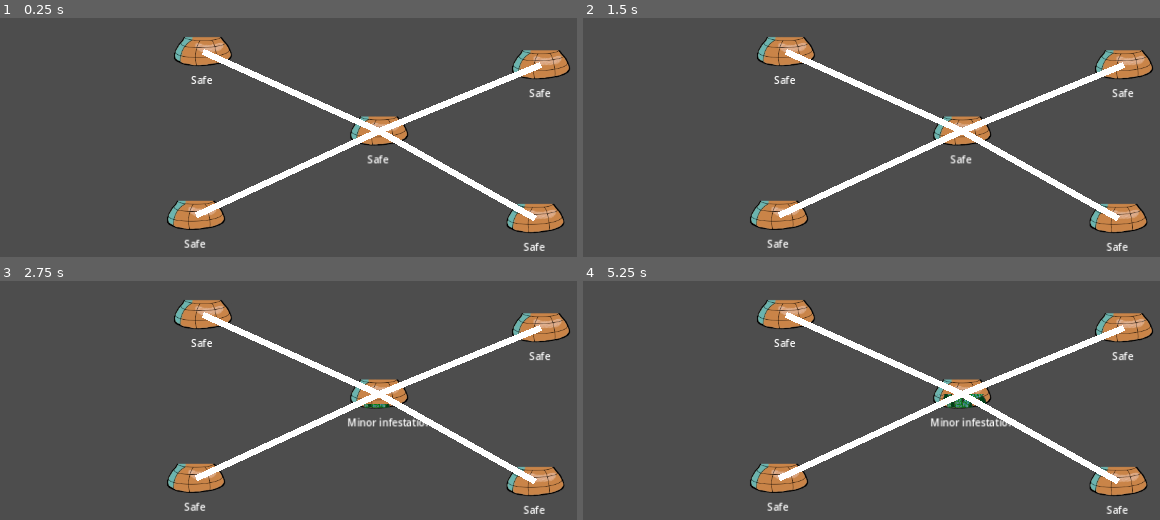
Above: before the commit, frames 1-4 (two rows, left to right).
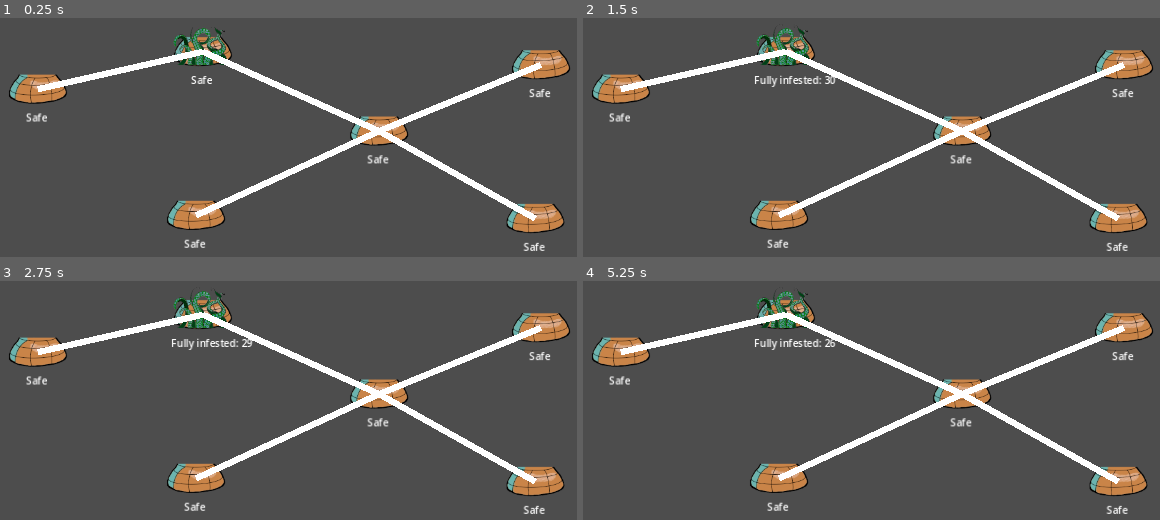
Above: after the commit, the same moments.

Repository: Aveli-games/contra-tentacula
Game: Godot game, scene res://testing/test_spread.tscn
Same seed, same stepped clock (60 frames per second), same inputs: the game is played once before the commit and once after it. This scene is started directly instead of the project's main scene.
Inputs (mouse positions are in pixels of both pictures, inside the frame that each line leads up to):
- Up to frame 1 (0.25 s): no input
- Up to frame 2 (1.5 s): tap Enter at 0.5 s; move the mouse to (1021, 51) at 0.52 s; click (1021, 51) at 0.67 s; tap Space at 1.25 s; move the mouse to (686, 94) at 1.27 s; click (686, 94) at 1.42 s
- Up to frame 3 (2.75 s): move the mouse to (outside the picture) at 2.02 s; click (outside the picture) at 2.17 s
- Up to frame 4 (5.25 s): tap Enter at 2.75, 4.25 s; move the mouse to (802, 426) at 2.77 s; click (802, 426) at 2.92 s; tap Space at 3.5, 5 s; move the mouse to (1084, 402) at 3.52 s; click (1084, 402) at 3.67 s; move the mouse to (outside the picture) at 4.27 s; click (outside the picture) at 4.42 s; move the mouse to (883, 335) at 5.02 s; click (883, 335) at 5.17 s

The runs differ from the first frame. In frame 1, 2.4% of the frame differs, in the area x 1-40%, y 4-44%; in frame 2, 2.7%; in frame 3, 3.1%; in frame 4, 3.3%, in the area x 1-75%, y 4-62%.

Commit message:
working infestation spread test

Diff:
--- a/autoloads/dome_connections.gd
+++ b/autoloads/dome_connections.gd
@@ -11,11 +11,24 @@
 	for c in connections:
 		if c.infestation_progress > 0:
 			c.infestation_progress += Globals.BASE_CONNECTOR_INFESTATION_RATE * delta
-			print(c)
 		if c.infestation_progress > 1 && c.b.infestation_percentage == 0:
 			c.b.add_infestation(Globals.base_infestation_rate * delta)
 			print('spread infestation to: ', c.b.get_name())
 
+
+# dome_connections: Area2D[][]
+func instantiate_network(dome_connections, self_ref):
+	for pair in dome_connections:
+		var dome_1 = pair[0]
+		var dome_2 = pair[1]
+		if !dome_1 || !dome_2:
+			# throw error
+			pass
+		DomeConnections.connect_domes(dome_1, dome_2)
+
+	var line_nodes = DomeConnections.draw_connections()
+	for i in line_nodes:
+		self_ref.add_child(i)
 
 # dome_a, dome_b are references to dome nodes
 func connect_domes(dome_a: Area2D, dome_b: Area2D):
--- a/dome.gd
+++ b/dome.gd
@@ -16,9 +16,13 @@
 
 enum InfestationStage {UNINFESTED, MINOR, MODERATE, MAJOR, FULL, LOST}
 
+func _ready():
+	infestation_rate = Globals.base_infestation_rate
+
 func _process(delta):
 	# Process infestation progression inependently in dome's infestation check
-	add_infestation((infestation_rate + infestation_modifier) * delta)
+	if infestation_percentage > 0:
+		add_infestation((infestation_rate + infestation_modifier) * delta)
 
 	$Building/InfestationProgress.value = infestation_percentage * 100
 
@@ -29,14 +33,14 @@
 		if infestation_stage != InfestationStage.UNINFESTED:
 			infestation_stage = InfestationStage.UNINFESTED
 			$DomeStatus.text = "Safe"
-			infestation_rate = 0.0
-		#if randf() < .01 && infestation_rate == 0: # Temp, infestation should be initiated by main eventually
-				#infestation_rate += .1
+			#infestation_rate = 0.0
+		if randf() < .01 && infestation_rate == 0: # Temp, infestation should be initiated by main eventually
+				infestation_rate += .1
 	elif infestation_percentage <= .50:
 		if infestation_stage != InfestationStage.MINOR:
 			infestation_stage = InfestationStage.MINOR
 			$DomeStatus.text = "Minor infestation"
-			infestation_rate = Globals.base_infestation_rate
+			#infestation_rate = Globals.base_infestation_rate
 	elif infestation_percentage <= .75:
 		if infestation_stage != InfestationStage.MODERATE:
 			infestation_stage = InfestationStage.MODERATE
@@ -70,10 +74,8 @@
 # Only called when becomes fully infested
 func _on_fully_infested():
 	$DomeLostCountdownTimer.start(INFESTATION_COUNTDOWN)
-	#var me = self
-	#print(self.get_property_list())
 	##TODO: use signal in DomeConnections instead?
-	#DomeConnections.dome_start_spread(self.child_node.owner)
+	DomeConnections.dome_start_spread(self as Variant as Area2D)
 
 func _on_dome_lost_countdown_timer_timeout():
 	$InfestationCheckTimer.stop()
--- a/testing/test_spread.gd
+++ b/testing/test_spread.gd
@@ -1,13 +1,16 @@
 extends Node2D
 
 
-# Called when the node enters the scene tree for the first time.
 func _ready():
-	for d in [$Dome2, $Dome3, $Dome4, $Dome5]:
-		DomeConnections.connect_domes($Dome, d)
-	var line_nodes = DomeConnections.draw_connections()
-	for i in line_nodes:
-		add_child(i)
+	var dome_connections = [
+		[$Dome, $Dome2],
+		[$Dome, $Dome3],
+		[$Dome, $Dome4],
+		[$Dome, $Dome5],
+		[$Dome5, $Dome6],
+	]
 
-	Globals.BASE_CONNECTOR_INFESTATION_RATE = 0.5
-	DomeConnections.dome_start_spread($Dome5)
+	DomeConnections.instantiate_network(dome_connections, self)
+
+	#DomeConnections.dome_start_spread($Dome5)
+	$Dome5.add_infestation(0.9)
--- a/testing/test_spread.tscn
+++ b/testing/test_spread.tscn
@@ -20,3 +20,6 @@
 
 [node name="Dome5" parent="." instance=ExtResource("1_tm6lj")]
 position = Vector2(547, 326)
+
+[node name="Dome6" parent="." instance=ExtResource("1_tm6lj")]
+position = Vector2(283, 386)
